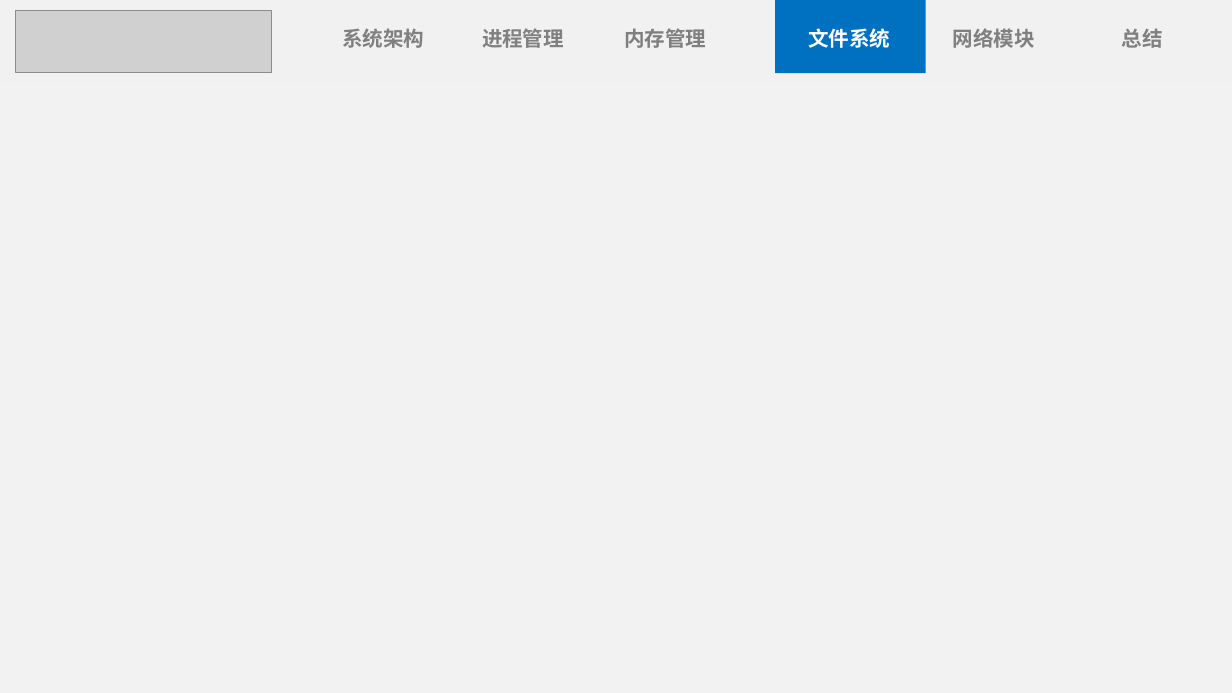
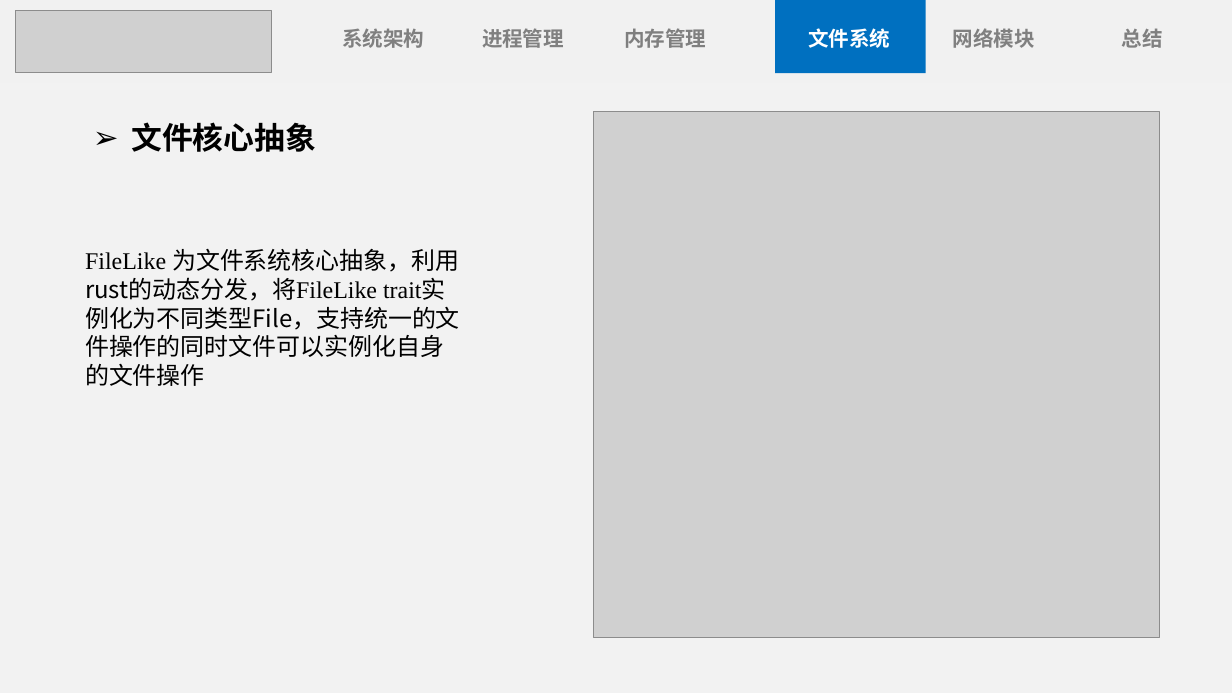
Before and after one commit to Anekoique/StarryX, a slide deck: slide 19 of docs/StarryX.pptx (slide 16 before the commit). Drawn at 1232x693 pixels with LibreOffice and Linux fonts; fonts in the diff are those of the drawing; grey boxes stand for pictures. Boxes give left, top, right and bottom in pixels: in the first picture for what was removed or moved away, otherwise in the second. Text is boxed around its words. In the diff, an @@ line names an element or a change of style, - is before the commit and + after.

```diff
--- a/docs/StarryX.pptx
+++ b/docs/StarryX.pptx
@@ picture added at (x1=593, y1=111, x2=1159, y2=638) @@
@@ text added at (x1=131, y1=122, x2=316, y2=152), 36 pt, text #000000, bold @@
+➢ 文件核心抽象
@@ text added at (x1=85, y1=249, x2=460, y2=386), 28 pt, text #000000 @@
+FileLike 为文件系统核心抽象，利用rust的动态分发，将FileLike trait实例化为不同类型File，支持统一的文件操作的同时文件可以实例化自身的文件操作
```
Also in this commit, not shown: 18 other slides changed, 3 slides added, 1 slide removed, 3 other files.
